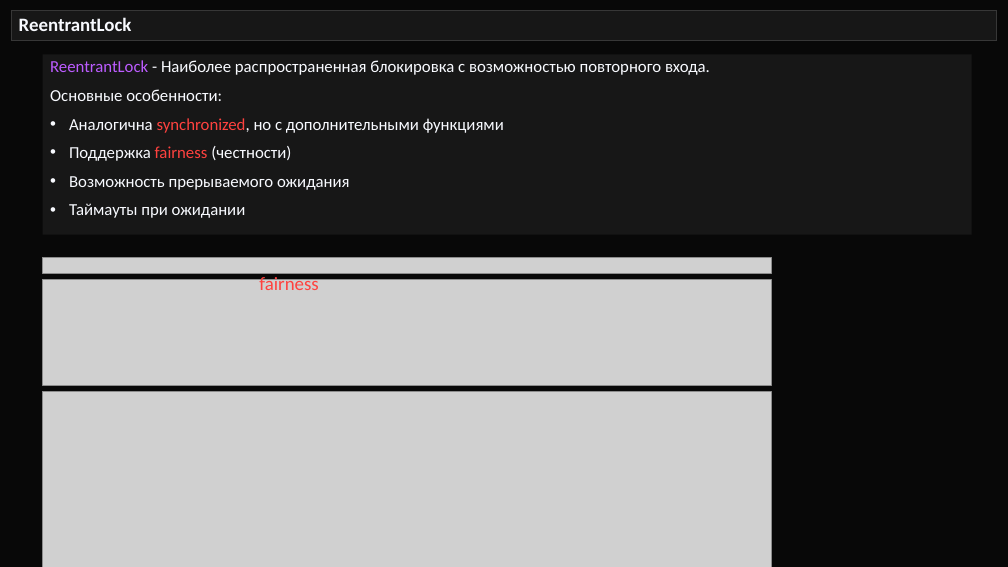
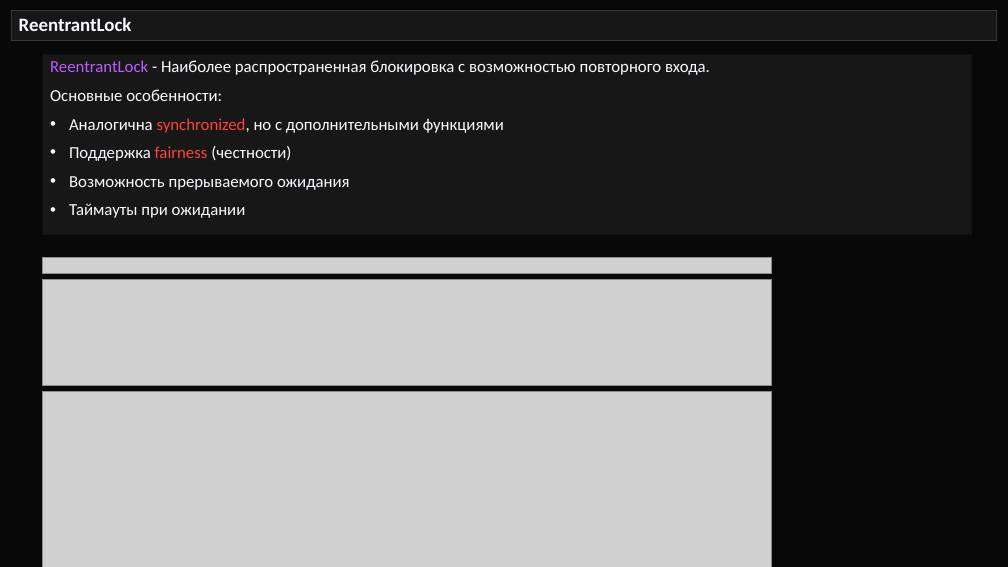
Before and after one commit to semusv/SIB_Concurrent, a slide deck: slide 30 of Concurrent_v1.pptx (slide 29 before the commit). Drawn at 1008x567 pixels with LibreOffice and Linux fonts; fonts in the diff are those of the drawing; grey boxes stand for pictures. Boxes give left, top, right and bottom in pixels: in the first picture for what was removed or moved away, otherwise in the second. Text is boxed around its words. In the diff, an @@ line names an element or a change of style, - is before the commit and + after.

```diff
--- a/Concurrent_v1.pptx
+++ b/Concurrent_v1.pptx
@@ text removed at (259,275,318,290) @@
-fairness
```
Also in this commit, not shown: 2 other slides changed, 1 slide added, 33 other files.
